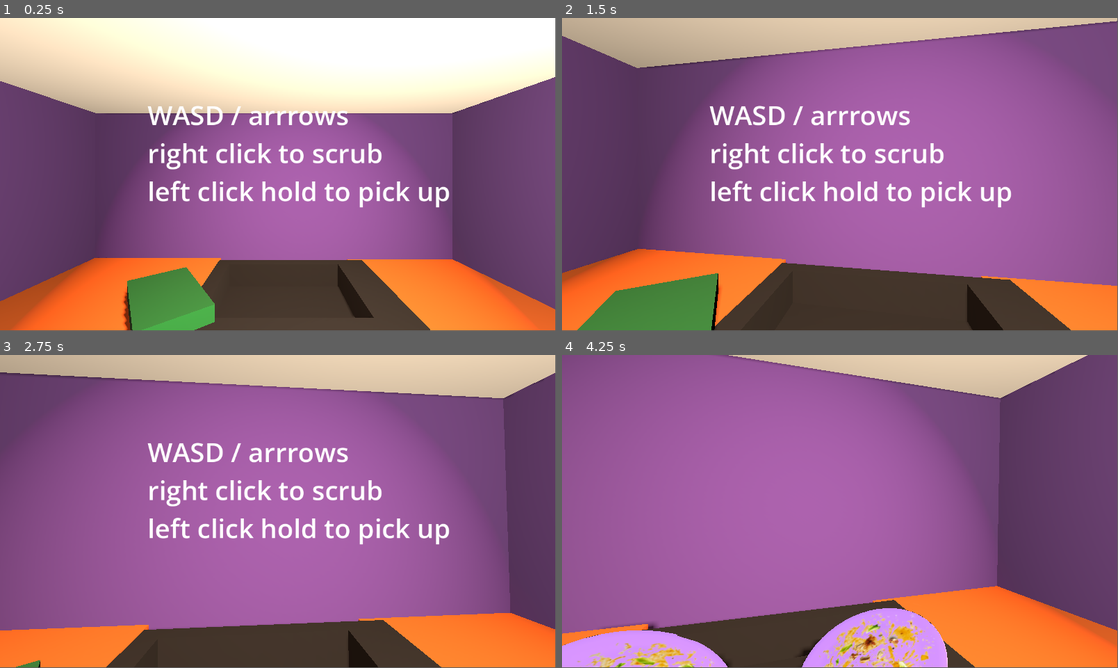
Above: before the commit, frames 1-4 (two rows, left to right).
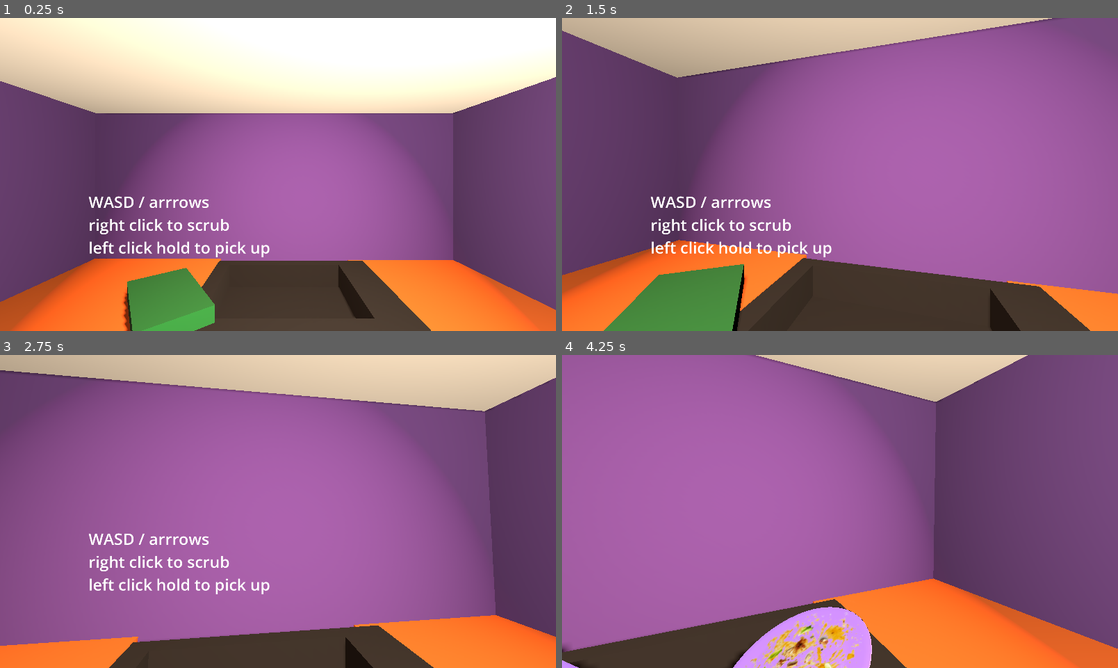
Above: after the commit, the same moments.

Repository: AKM372/STAR-Scholars-Project-2026
Game: Godot game, scene res://world.tscn
Two runs of this game, one before a commit and one after it. Both use one fixed random seed, a clock stepped at 60 frames per second and the inputs below. Sound files missing from this copy of the repository are replaced by a short silence.
Inputs (mouse positions are in pixels of both pictures, inside the frame that each line leads up to):
- Up to frame 1 (0.25 s): no input
- Up to frame 2 (1.5 s): tap Enter at 0.5, 1.25 s; move the mouse to (867, 171) at 0.52 s; press the mouse at (867, 171) at 0.53 s; hold Up (forward) from 0.53 s (still down); right-click (867, 171) at 0.8 s; move the mouse to (812, 174) at 1.27 s; release the mouse at (812, 174) at 1.28 s; right-click (812, 174) at 1.35 s
- Up to frame 3 (2.75 s): keep holding Up (forward); click (250, 511) at 1.55 s; tap Enter at 2 s; move the mouse to (289, 505) at 2.02 s; press the mouse at (289, 505) at 2.03 s; right-click (289, 505) at 2.3 s
- Up to frame 4 (4.25 s): keep holding Up (forward); tap Enter at 2.75 s; move the mouse to (834, 514) at 2.77 s; release the mouse at (834, 514) at 2.78 s; right-click (834, 514) at 2.85 s; click (834, 514) at 3.05 s; move the mouse to (878, 514) at 3.52 s; hold T (testing) from 3.53 s (still down); right-click (878, 514) at 3.8 s; tap F11 (fullscreen, bound only after the commit) at 4.15 s
In our replay, the window is 799x449 before the commit and 800x450 after it. These sizes can differ from the game's own. Grey fills any space a smaller window leaves; there, only what the larger window draws over its background counts as a difference.

The runs differ from the first frame. In frame 1, 4.8% of the frame differs, in the area x 0-100%, y 0-100%; in frame 2, 14%; in frame 3, 11%; in frame 4, 25%.

Commit message:
Glitch hold drop
When the plate glitches away, you can't drop it. If you release the hold button while it's glitched, it will drop when it comes back. This stops the player from working outside of the boundries of the world or using the glitch (a disadvantage) to place the dish where it is not supposed to. This decisions was made after a playtest with Eve, after she threw plates outside of the boundries of the walls for fun.

Diff:
--- a/door.gd
+++ b/door.gd
@@ -7,7 +7,6 @@
 func _ready() -> void:
 	await get_tree().create_timer(300).timeout
 	door_mesh.visible = false
-	door_collision.disabled = true
 
 func _process(delta: float) -> void:
 	pass
--- a/plate.tscn
+++ b/plate.tscn
@@ -22,12 +22,14 @@
 [sub_resource type="StandardMaterial3D" id="StandardMaterial3D_lo1od"]
 
 [sub_resource type="CylinderShape3D" id="CylinderShape3D_ffgcv"]
-height = 0.1
+height = 0.08271484
 
 [sub_resource type="BoxShape3D" id="BoxShape3D_uw33f"]
 
 [node name="Plate" type="RigidBody3D" unique_id=842111821 groups=["dish"]]
 top_level = true
+collision_layer = 3
+collision_mask = 3
 can_sleep = false
 freeze_mode = 1
 contact_monitor = true
@@ -46,7 +48,7 @@
 surface_material_override/0 = SubResource("StandardMaterial3D_lo1od")
 
 [node name="CollisionShape3D" type="CollisionShape3D" parent="." unique_id=1762981932]
-transform = Transform3D(1.0645821, 0, 0, 0, 1.1145453, 0, 0, 0, 1.0645821, 0, 0, 0)
+transform = Transform3D(1.065, 0, 0, 0, 1.2, 0, 0, 0, 1.065, 0, -0.020654874, 0)
 shape = SubResource("CylinderShape3D_ffgcv")
 
 [node name="Dirt" type="Node3D" parent="." unique_id=1999312957 groups=["dirt"]]
@@ -68,7 +70,7 @@
 [node name="GroundDetector" type="Area3D" parent="." unique_id=1662560416 groups=["dish"]]
 
 [node name="GroundDetectorCollision" type="CollisionShape3D" parent="GroundDetector" unique_id=601457051]
-transform = Transform3D(1.05, 0, 0, 0, 0.246, 0, 0, 0, 1.05, 0, 0, 0)
+transform = Transform3D(0.993, 0, 0, 0, 2.7859623, 0, 0, 0, 1.003, 0, -0.02510618, 0)
 shape = SubResource("CylinderShape3D_ffgcv")
 
 [connection signal="cleaned" from="." to="." method="_on_cleaned"]
--- a/player.gd
+++ b/player.gd
@@ -48,6 +48,7 @@
 @export var glitch_recover_max := 6.0
 @export var world: Node3D
 @onready var glitch_rect: ColorRect = $"../CanvasLayer/GlitchScreen"
+signal glitch_ends
 
 func _ready() -> void:
 	add_to_group("player")
@@ -103,6 +104,7 @@
 			holding = true
 
 	if event.is_action_released('interact'):
+		holding = false
 		if is_glitched:
 			return
 		if pickedObject:
@@ -111,7 +113,6 @@
 			else:
 				_place_object(pickedObject)
 				pickedObject = null
-			holding = false
 		else:
 			return
 
@@ -149,6 +150,7 @@
 			glitch_recover_timer -= delta
 			if glitch_recover_timer <= 0.0:
 				_reset_glitch()
+				glitch_ends.emit()
 	#if is_glitched is false, rolls to apply glitch
 		else:
 			glitch_check_timer += delta
@@ -235,7 +237,7 @@
 		_start_glitch(glitch_min_radius + 0.2, glitch_max_radius)
 		print('2')
 	elif random_float < 0.85:
-		world.play_random_sfx()
+		world._spawn_new_plates()
 		print('3')
 	elif random_float < 0.92:
 		# blackout + drop — disruptive, less frequent
@@ -296,3 +298,8 @@
 		original_volume + -24,
 		original_volume,
 		blackout_fade_time)
+
+func _on_glitch_ends() -> void:
+	if not holding:
+		_place_object(pickedObject)
+		pickedObject = null
--- a/player.tscn
+++ b/player.tscn
@@ -29,7 +29,18 @@
 
 [node name="player" type="CharacterBody3D" unique_id=1722317622 groups=["player"]]
 script = ExtResource("1_4flbx")
-speed = 1.3
+mouse_sensitivity = null
+speed = null
+throw_force = null
+throw_upward_boost = null
+fling_speed_threshold = null
+fling_max_speed = null
+dirt_removed_per_scrub = null
+glitch_check_interval = null
+glitch_min_radius = null
+glitch_max_radius = null
+glitch_recover_min = null
+glitch_recover_max = null
 
 [node name="CollisionShape3D" type="CollisionShape3D" parent="." unique_id=1618573191]
 transform = Transform3D(1, 0, 0, 0, 1, 0, 0, 0, 1, 0, 1, 0)
@@ -78,3 +89,5 @@
 [node name="MeshInstance3D" type="MeshInstance3D" parent="MeshInstance3D" unique_id=220809114]
 mesh = SubResource("ArrayMesh_sweqy")
 surface_material_override/0 = SubResource("StandardMaterial3D_2hs0m")
+
+[connection signal="glitch_ends" from="." to="." method="_on_glitch_ends"]
--- a/project.godot
+++ b/project.godot
@@ -18,6 +18,13 @@
 run/main_scene="uid://b2u6qd73ts14s"
 config/features=PackedStringArray("4.7", "GL Compatibility")
 config/icon="res://icon.svg"
+
+[display]
+
+window/size/viewport_width=1920
+window/size/viewport_height=1080
+window/size/mode=3
+window/stretch/mode="viewport"
 
 [input]
 
@@ -45,11 +52,6 @@
 , Object(InputEventKey,"resource_local_to_scene":false,"resource_name":"","device":-1,"window_id":0,"alt_pressed":false …(186 unchanged characters)…
 ]
 }
-jump={
-"deadzone": 0.2,
-"events": [Object(InputEventKey,"resource_local_to_scene":false,"resource_name":"","device":-1,"window_id":0,"alt_pressed":false,"shift_pressed":false,"ctrl_pressed":false,"meta_pressed":false,"pressed":false,"keycode":0,"physical_keycode":32,"key_label":0,"unicode":32,"location":0,"echo":false,"script":null)
-]
-}
 cancel={
 "deadzone": 0.2,
 "events": [Object(InputEventKey,"resource_local_to_scene":false,"resource_name":"","device":-1,"window_id":0,"alt_press …(195 unchanged characters)…
@@ -70,14 +72,14 @@
 "events": [Object(InputEventKey,"resource_local_to_scene":false,"resource_name":"","device":-1,"window_id":0,"alt_press …(192 unchanged characters)…
 ]
 }
-throw={
-"deadzone": 0.2,
-"events": [Object(InputEventKey,"resource_local_to_scene":false,"resource_name":"","device":-1,"window_id":0,"alt_pressed":false,"shift_pressed":false,"ctrl_pressed":false,"meta_pressed":false,"pressed":false,"keycode":0,"physical_keycode":70,"key_label":0,"unicode":102,"location":0,"echo":false,"script":null)
-]
-}
 testing={
 "deadzone": 0.2,
 "events": [Object(InputEventKey,"resource_local_to_scene":false,"resource_name":"","device":-1,"window_id":0,"alt_press …(192 unchanged characters)…
+]
+}
+fullscreen={
+"deadzone": 0.2,
+"events": [Object(InputEventKey,"resource_local_to_scene":false,"resource_name":"","device":-1,"window_id":0,"alt_pressed":false,"shift_pressed":false,"ctrl_pressed":false,"meta_pressed":false,"pressed":false,"keycode":0,"physical_keycode":4194342,"key_label":0,"unicode":0,"location":0,"echo":false,"script":null)
 ]
 }
 
--- a/world.gd
+++ b/world.gd
@@ -84,6 +84,11 @@
 			dish.queue_free()
 		_spawn_new_plates()
 
+	if event.is_action_pressed("fullscreen"):
+		var mode := DisplayServer.window_get_mode()
+		var is_window: bool = mode != DisplayServer.WINDOW_MODE_FULLSCREEN
+		DisplayServer.window_set_mode(DisplayServer.WINDOW_MODE_FULLSCREEN if is_window else DisplayServer.WINDOW_MODE_WINDOWED)
+
 func play_random_sfx() -> void:
 	# don't interrupt if something is already playing
 	for p in players:
